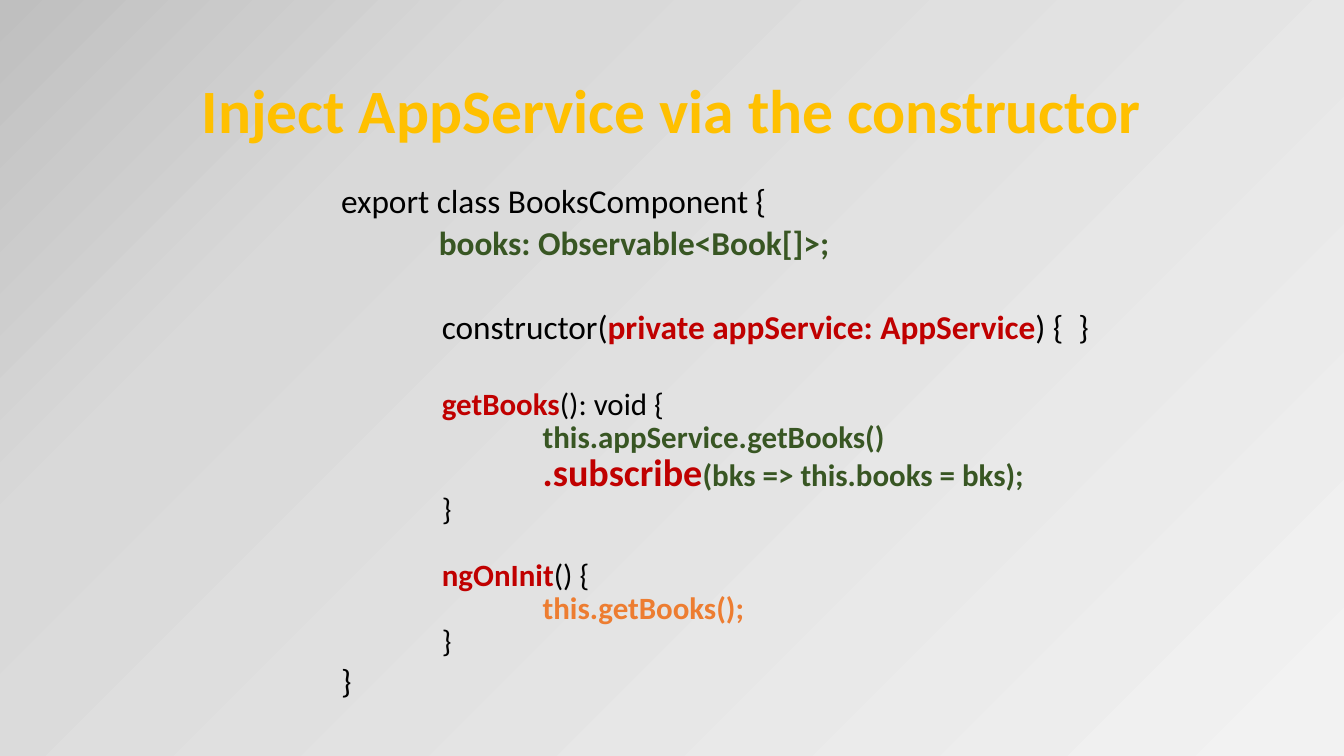
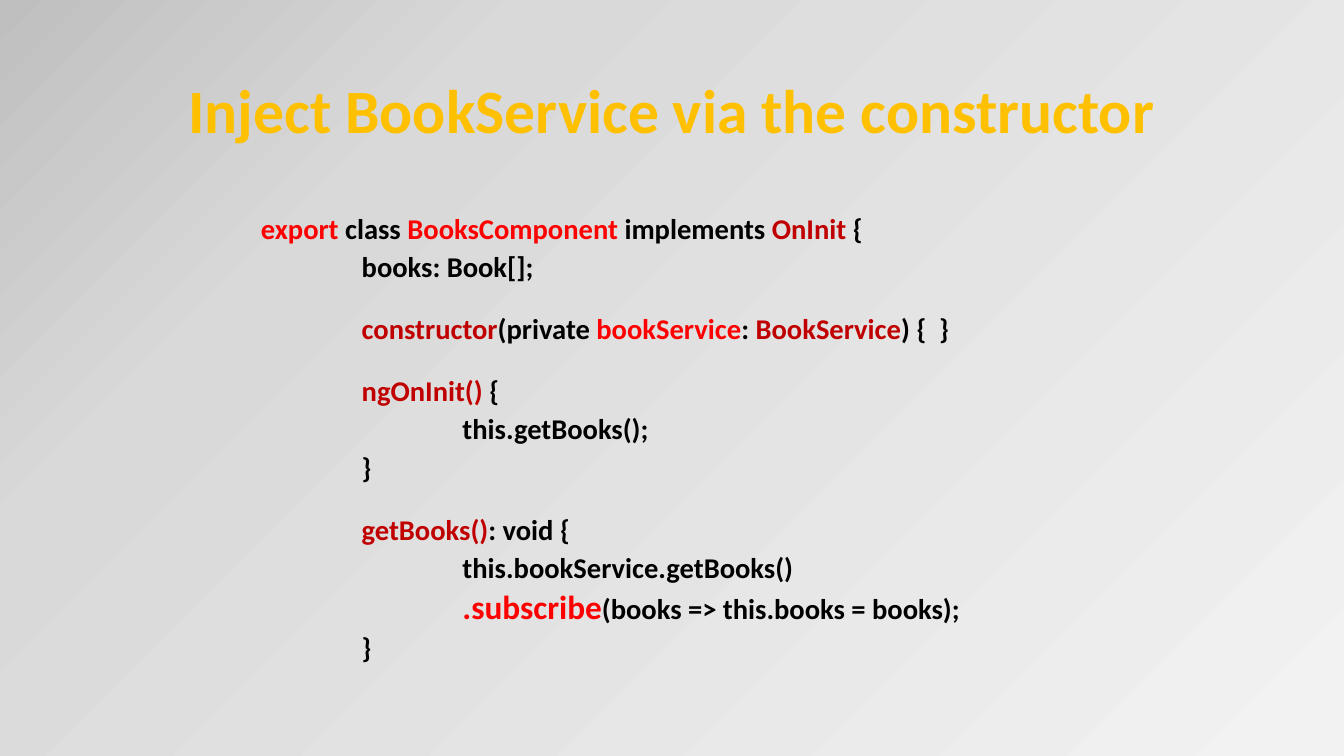
Before and after one commit to petereijgermans11/frontend-cursus, a slide deck: slide 28 of frontend-cursus/ 8 - Angular.pptx (slide 32 before the commit). Drawn at 1344x756 pixels with LibreOffice and Linux fonts; fonts in the diff are those of the drawing. Boxes give left, top, right and bottom in pixels: in the first picture for what was removed or moved away, otherwise in the second. Text is boxed around its words. In the diff, an @@ line names an element or a change of style, - is before the commit and + after.

```diff
--- a/frontend-cursus/ 8 - Angular.pptx
+++ b/frontend-cursus/ 8 - Angular.pptx
@@ title at (188, 89, 1154, 144): text changed @@
-Inject AppService via the constructor
+Inject BookService via the constructor
@@ text "export class BooksComponent implements OnInit ...": place and size @@
-text "export class BooksComponent implements OnInit ..." at (341, 190, 1045, 624)
+text "export class BooksComponent implements OnInit ..." at (261, 219, 960, 623)
@@ text at (261, 219, 910, 344): text changed; size 23.8 to 20.4 pt; text colour #385723 to #000000 @@
-export class BooksComponent {
-books: Observable<Book[]>;
-constructor(private appService: AppService) { }
-    getBooks(): void {
-    this.appService.getBooks()
-    .subscribe(bks => this.books = bks);
-    }
+export class BooksComponent implements OnInit {
+books: Book[];
+constructor(private bookService: BookService) { }
@@ text at (362, 380, 648, 444): size 22.1 to 20.4 pt in "ngOnInit() {", "this.getBooks();", "}"; text colour #000000 to #C00000 in "ngOnInit()"; bold on in "ngOnInit() {", "}", "}"; text colour #ED7D31 to #000000 in "this.getBooks();"; size 23.8 to 20.4 pt in "}"; list level 3 to 1 in "ngOnInit() {"; list level 3 to 1 in "this.getBooks();"; list level 3 to 1 in "}" @@
@@ text at (362, 519, 960, 623): paragraphs added @@
+getBooks(): void {
+this.bookService.getBooks()
+.subscribe(books => this.books = books);
```
Also in this commit, not shown: 8 other slides changed, 2 slides added, 6 slides removed, 1 other file.
